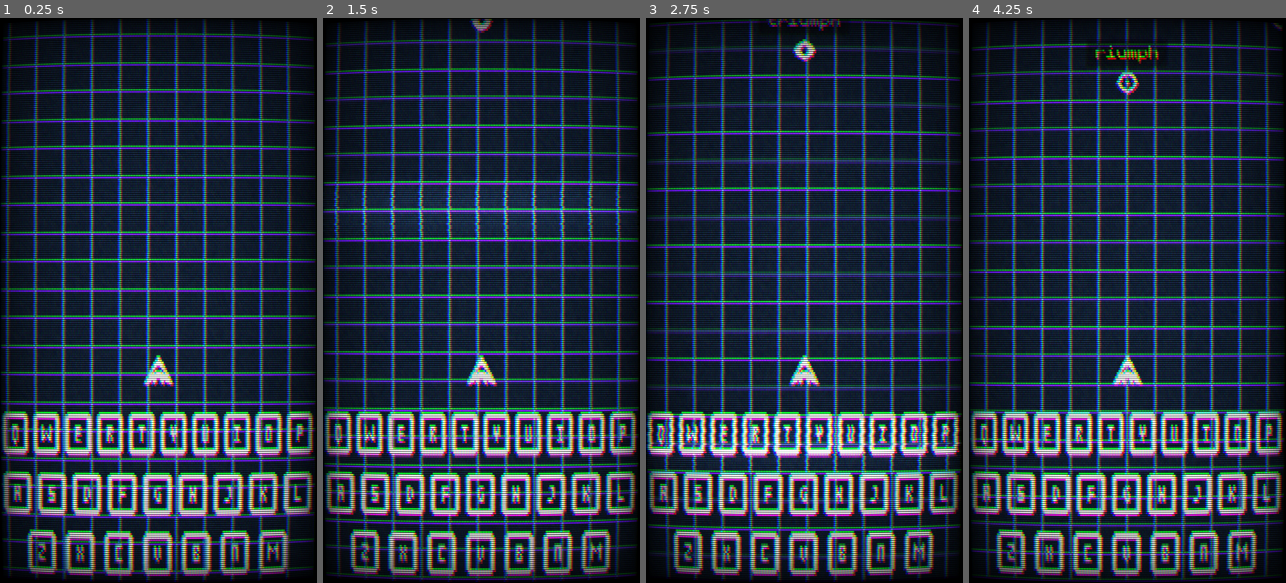
Above: before the commit, frames 1-4 (left to right).
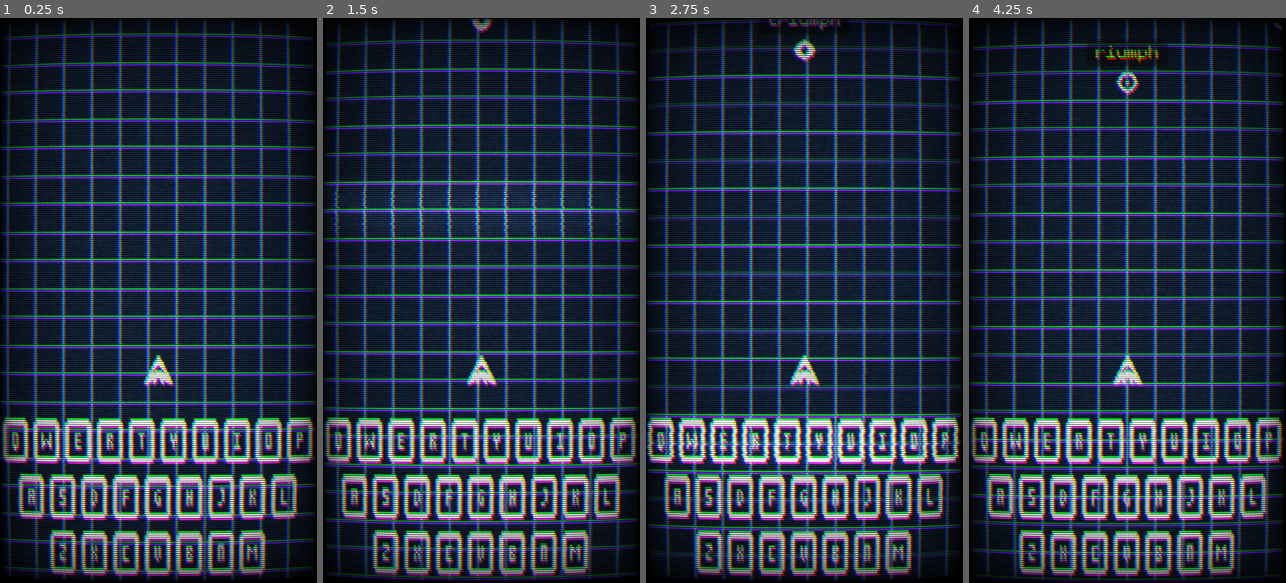
Above: after the commit, the same moments.

Repository: zurkon/bytetype
Game: Godot game, scene res://scenes/main.tscn
The game is run twice, just before and just after one commit, with the same random seed, the same clock (stepped at 60 frames per second) and the same inputs.
Inputs (mouse positions are in pixels of both pictures, inside the frame that each line leads up to; where the layout moved, square brackets give the same spot in the first picture):
- Up to frame 1 (0.25 s): no input
- Up to frame 2 (1.5 s): click (338, 441) [338, 436] at 0.5 s; click (370, 441) [370, 436] at 1.25 s
- Up to frame 3 (2.75 s): click (725, 441) [725, 436] at 2 s
- Up to frame 4 (4.25 s): click (1079, 441) [1079, 436] at 2.75 s; click (1111, 441) [1111, 436] at 3.5 s

The runs differ from the first frame. In frame 1, 17% of the frame differs, in the area x 0-100%, y 69-99%; in frame 2, 17%; in frame 3, 18%; in frame 4, 17%.

Commit message:
fix: adjust keyboard layout and resolution scale

Diff:
--- a/project.godot
+++ b/project.godot
@@ -19,10 +19,9 @@
 
 window/size/viewport_width=180
 window/size/viewport_height=320
-window/size/window_width_override=765
-window/size/window_height_override=1360
+window/size/window_width_override=720
+window/size/window_height_override=1280
 window/stretch/mode="canvas_items"
-window/stretch/scale_mode="integer"
 window/handheld/orientation=1
 
 [rendering]
--- a/scenes/keyboard.tscn
+++ b/scenes/keyboard.tscn
@@ -68,7 +68,7 @@
 [node name="VBoxContainer" type="VBoxContainer" parent="MarginContainer"]
 custom_minimum_size = Vector2(0, 90)
 layout_mode = 2
-theme_override_constants/separation = 4
+theme_override_constants/separation = 2
 alignment = 1
 
 [node name="Line1" type="HBoxContainer" parent="MarginContainer/VBoxContainer"]
@@ -152,62 +152,62 @@
 alignment = 1
 
 [node name="A" parent="MarginContainer/VBoxContainer/Line2" instance=ExtResource("1_attx4")]
-custom_minimum_size = Vector2(20, 30)
+custom_minimum_size = Vector2(18, 30)
 layout_mode = 2
 texture_normal = ExtResource("23_yuqlv")
 texture_pressed = ExtResource("24_hnsch")
 
 [node name="S" parent="MarginContainer/VBoxContainer/Line2" instance=ExtResource("1_attx4")]
-custom_minimum_size = Vector2(20, 30)
+custom_minimum_size = Vector2(18, 30)
 layout_mode = 2
 texture_normal = ExtResource("25_tr43p")
 texture_pressed = ExtResource("26_e7d1b")
 code = 83
 
 [node name="D" parent="MarginContainer/VBoxContainer/Line2" instance=ExtResource("1_attx4")]
-custom_minimum_size = Vector2(20, 30)
+custom_minimum_size = Vector2(18, 30)
 layout_mode = 2
 texture_normal = ExtResource("27_ex5g7")
 texture_pressed = ExtResource("28_ynx36")
 code = 68
 
 [node name="F" parent="MarginContainer/VBoxContainer/Line2" instance=ExtResource("1_attx4")]
-custom_minimum_size = Vector2(20, 30)
+custom_minimum_size = Vector2(18, 30)
 layout_mode = 2
 texture_normal = ExtResource("29_d2ki1")
 texture_pressed = ExtResource("30_26bn8")
 code = 70
 
 [node name="G" parent="MarginContainer/VBoxContainer/Line2" instance=ExtResource("1_attx4")]
-custom_minimum_size = Vector2(20, 30)
+custom_minimum_size = Vector2(18, 30)
 layout_mode = 2
 texture_normal = ExtResource("31_vf7pl")
 texture_pressed = ExtResource("32_grqji")
 code = 71
 
 [node name="H" parent="MarginContainer/VBoxContainer/Line2" instance=ExtResource("1_attx4")]
-custom_minimum_size = Vector2(20, 30)
+custom_minimum_size = Vector2(18, 30)
 layout_mode = 2
 texture_normal = ExtResource("33_8h0ke")
 texture_pressed = ExtResource("34_4f52l")
 code = 72
 
 [node name="J" parent="MarginContainer/VBoxContainer/Line2" instance=ExtResource("1_attx4")]
-custom_minimum_size = Vector2(20, 30)
+custom_minimum_size = Vector2(18, 30)
 layout_mode = 2
 texture_normal = ExtResource("35_2xurf")
 texture_pressed = ExtResource("36_mf5k6")
 code = 74
 
 [node name="K" parent="MarginContainer/VBoxContainer/Line2" instance=ExtResource("1_attx4")]
-custom_minimum_size = Vector2(20, 30)
+custom_minimum_size = Vector2(18, 30)
 layout_mode = 2
 texture_normal = ExtResource("37_v0olh")
 texture_pressed = ExtResource("38_jf011")
 code = 75
 
 [node name="L" parent="MarginContainer/VBoxContainer/Line2" instance=ExtResource("1_attx4")]
-custom_minimum_size = Vector2(20, 30)
+custom_minimum_size = Vector2(18, 30)
 layout_mode = 2
 texture_normal = ExtResource("39_skbj0")
 texture_pressed = ExtResource("40_rsset")
@@ -215,53 +215,53 @@
 
 [node name="Line3" type="HBoxContainer" parent="MarginContainer/VBoxContainer"]
 layout_mode = 2
-theme_override_constants/separation = 2
+theme_override_constants/separation = 0
 alignment = 1
 
 [node name="Z" parent="MarginContainer/VBoxContainer/Line3" instance=ExtResource("1_attx4")]
-custom_minimum_size = Vector2(20, 30)
+custom_minimum_size = Vector2(18, 30)
 layout_mode = 2
 texture_normal = ExtResource("41_f015n")
 texture_pressed = ExtResource("42_yeb0b")
 code = 90
 
 [node name="X" parent="MarginContainer/VBoxContainer/Line3" instance=ExtResource("1_attx4")]
-custom_minimum_size = Vector2(20, 30)
+custom_minimum_size = Vector2(18, 30)
 layout_mode = 2
 texture_normal = ExtResource("43_vl106")
 texture_pressed = ExtResource("44_6ba13")
 code = 88
 
 [node name="C" parent="MarginContainer/VBoxContainer/Line3" instance=ExtResource("1_attx4")]
-custom_minimum_size = Vector2(20, 30)
+custom_minimum_size = Vector2(18, 30)
 layout_mode = 2
 texture_normal = ExtResource("45_p7v7m")
 texture_pressed = ExtResource("46_iow1p")
 code = 67
 
 [node name="V" parent="MarginContainer/VBoxContainer/Line3" instance=ExtResource("1_attx4")]
-custom_minimum_size = Vector2(20, 30)
+custom_minimum_size = Vector2(18, 30)
 layout_mode = 2
 texture_normal = ExtResource("47_arrrv")
 texture_pressed = ExtResource("48_pjl03")
 code = 86
 
 [node name="B" parent="MarginContainer/VBoxContainer/Line3" instance=ExtResource("1_attx4")]
-custom_minimum_size = Vector2(20, 30)
+custom_minimum_size = Vector2(18, 30)
 layout_mode = 2
 texture_normal = ExtResource("49_g3vlx")
 texture_pressed = ExtResource("50_1q3tx")
 code = 66
 
 [node name="N" parent="MarginContainer/VBoxContainer/Line3" instance=ExtResource("1_attx4")]
-custom_minimum_size = Vector2(20, 30)
+custom_minimum_size = Vector2(18, 30)
 layout_mode = 2
 texture_normal = ExtResource("51_dlxf4")
 texture_pressed = ExtResource("52_io8vf")
 code = 78
 
 [node name="M" parent="MarginContainer/VBoxContainer/Line3" instance=ExtResource("1_attx4")]
-custom_minimum_size = Vector2(20, 30)
+custom_minimum_size = Vector2(18, 30)
 layout_mode = 2
 texture_normal = ExtResource("53_0doqr")
 texture_pressed = ExtResource("54_6tbqx")
